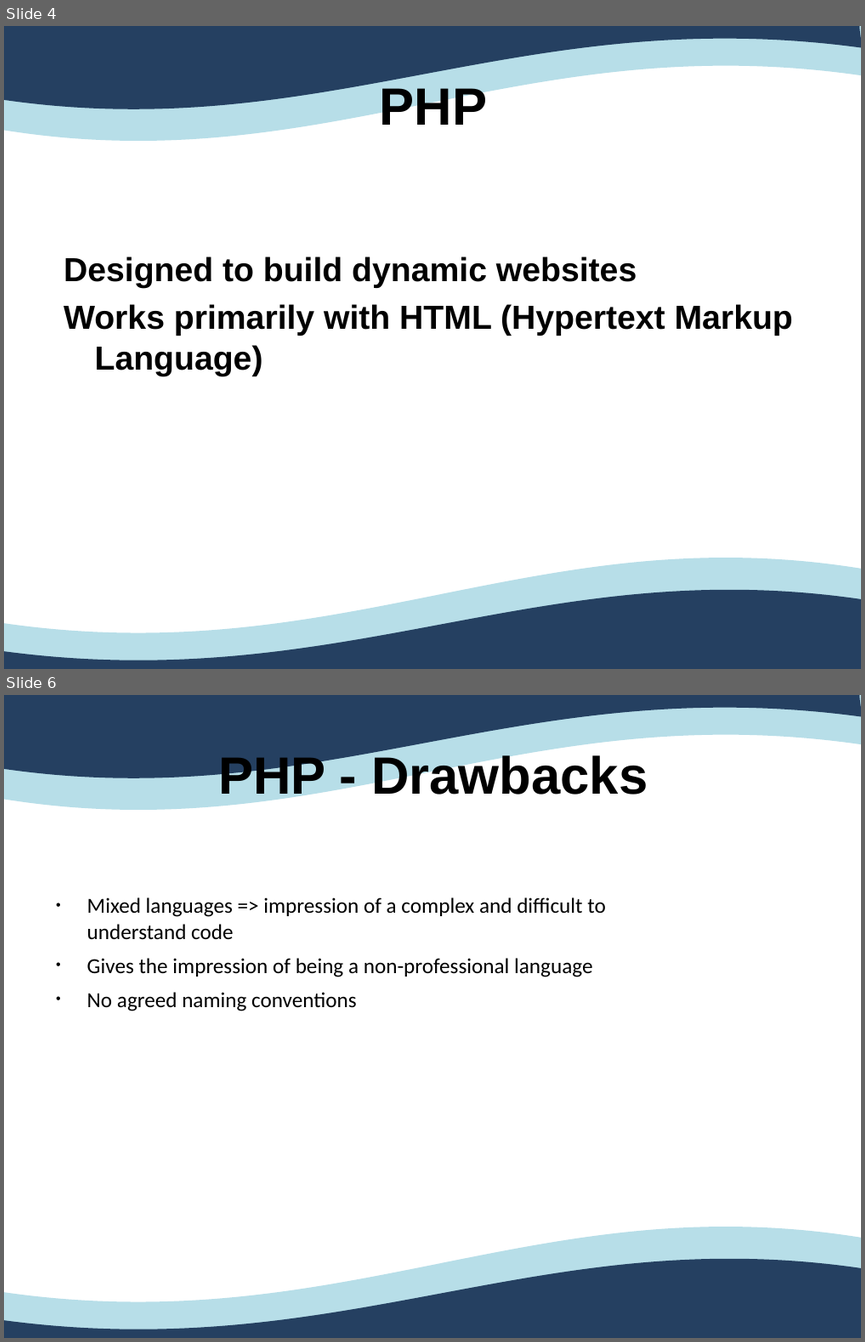
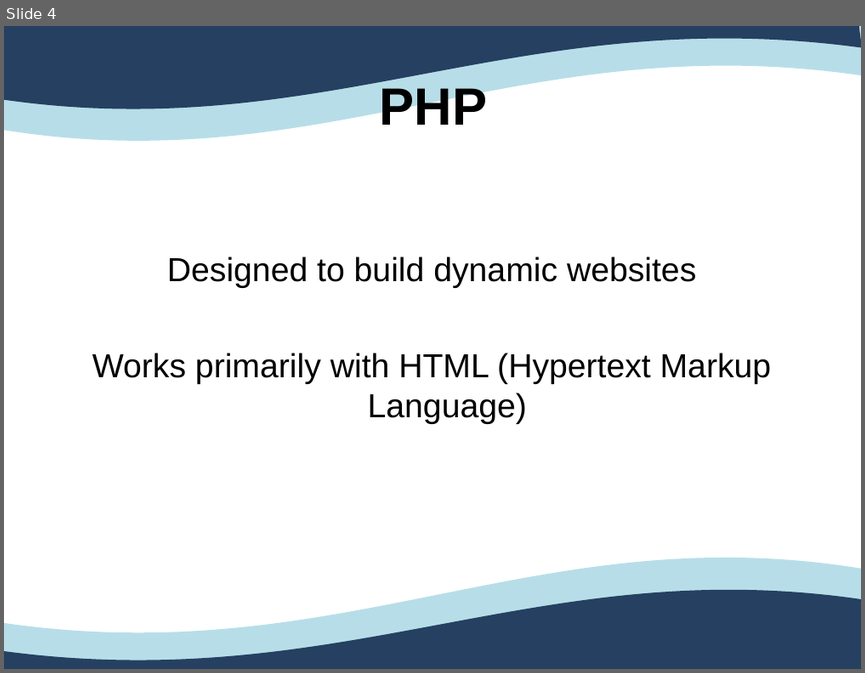
Before and after one commit to Ovan33/Immobilier, a slide deck: docs/Rapport/ProjetTuteureAnglais.ppt. Shown one above the other, each under a label of ours: slides 4 and 6 before the commit, slide 4 after it; the slides between them are not shown. The pictures are 865x1342 and 865x673 pixels, drawn with LibreOffice and Linux fonts; fonts in the diff are those of the drawing. Boxes give left, top, right and bottom in pixels: in the first picture for what was removed or moved away, otherwise in the second. Text is boxed around its words. In the diff, an @@ line names an element or a change of style, - is before the commit and + after.

```diff
--- a/docs/Rapport/ProjetTuteureAnglais.ppt
+++ b/docs/Rapport/ProjetTuteureAnglais.ppt
@@ slide 6 removed at (4, 695, 861, 1338), background #FFFFFF; not listed: 4 template elements that a slide beside it also shows @@
@@ text removed at (218, 752, 647, 804) @@
-PHP - Drawbacks
@@ text removed at (87, 897, 605, 1011) @@
-• Mixed languages => impression of a complex and difficult to understand code
-• Gives the impression of being a non-professional language
-• No agreed naming conventions
@@ slide 4 changed as well @@
@@ freeform shape at (4, 26, 861, 141): outline redrawn @@
@@ text "Designed to build dynamic websites" at (92, 256, 772, 424): bold off; alignment left to centre @@
```
Also in this commit, not shown: 23 other slides changed, 1 slide added, 10 other files.
